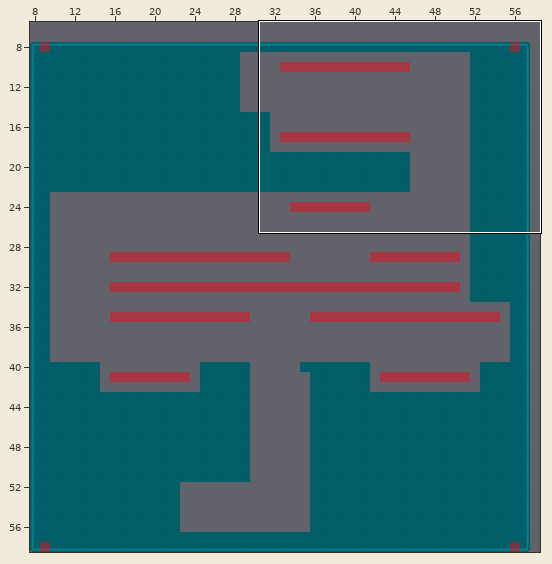
Level history. Tiled map (JSON): assets/jsons/levels/level6.json. Above: a wide view before the commit, with the close-up outlined.
Close-up. Earlier state:
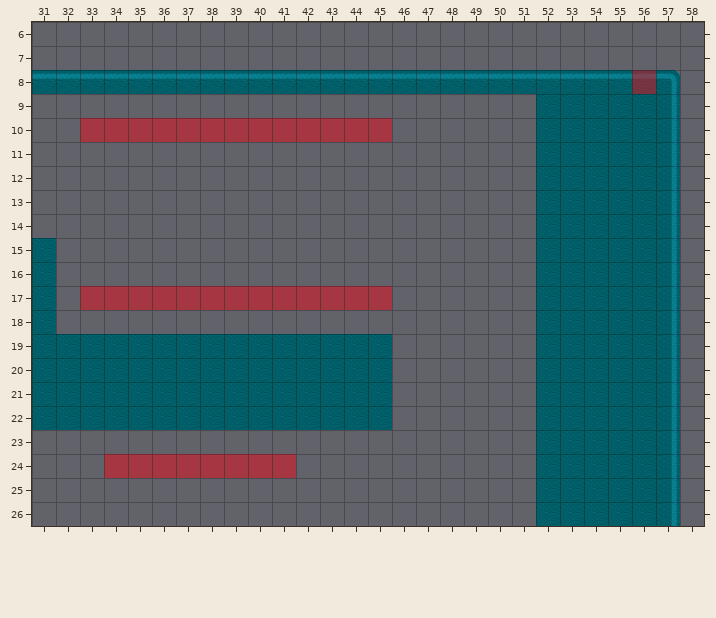
Cells are 64x64 px. Shown: x 31..58, y 6..26. The commit also changed other parts of the map, which this record leaves out. Not drawn, because the pictures are missing: unchanged layer "Terrain".
Once edited:
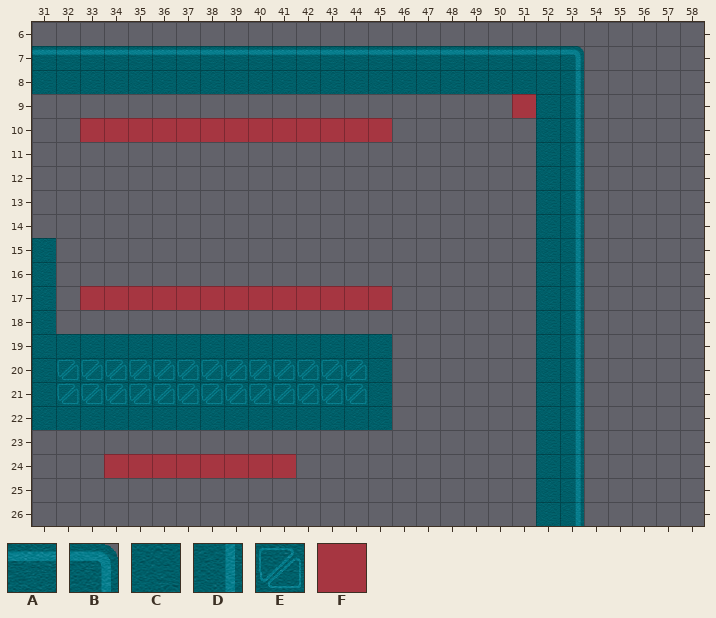
Key: from "backgroundTiles": A 1 "backgroundTiles", B 2 "backgroundTiles", C 6 "backgroundTiles", D 7 "backgroundTiles", E 13 "backgroundTiles"; from "board": F 2 "boardFloor".
_ is an empty cell.
Tiles replaced or removed in this view: A, B, C, D, F.
See-through tiles are keyed as they look on the map.
Edits made:
Changed rows in their new state; . is an unchanged cell.
Layer "Background":
first column x 31:
 7 AAAAAAAAAAAAAAAAAAAAAAB....
 8 CCCCCCCCCCCCCCCCCCCCCCD____
 9 ......................D____
10 ......................D____
11 ......................D____
12 ......................D____
13 ......................D____
14 ......................D____
15 ......................D____
16 ......................D____
17 ......................D____
18 ......................D____
19 ......................D____
20 .EEEEEEEEEEEEE........D____
21 .EEEEEEEEEEEEE........D____
22 ......................D____
23 ......................D____
24 ......................D____
25 ......................D____
26 ......................D____
Layer "Corners":
first column x 51:
 8 ....._
 9 F.....
